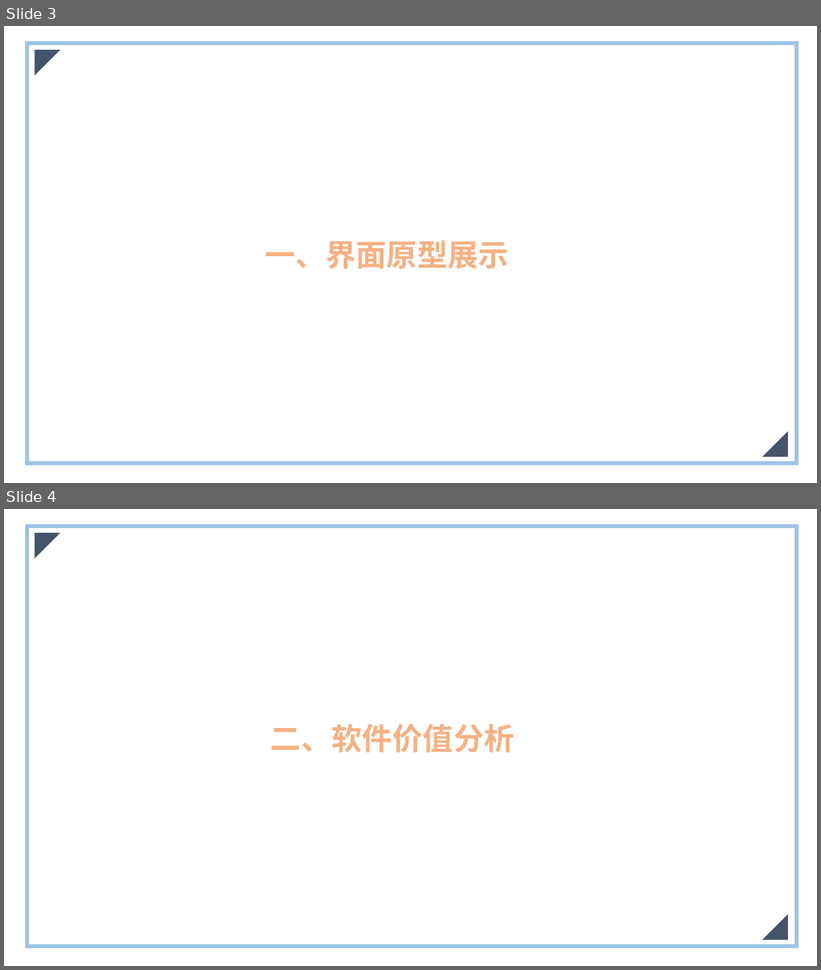
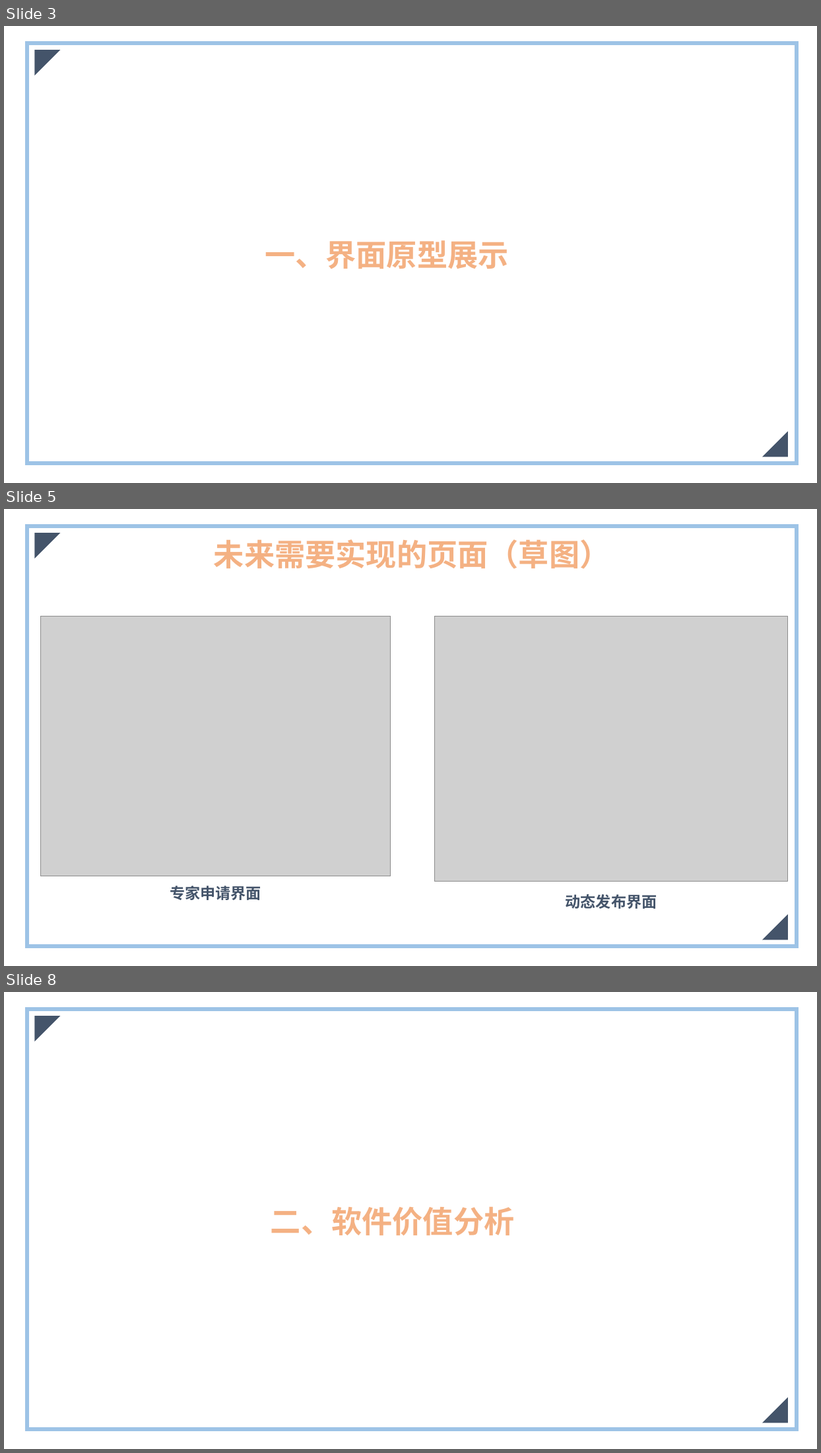
Before and after one commit to Horizon12275/Horizon12275-Online-Consultation-Platform, a slide deck: documents/界面原型迭代/Online-Consultation-Platform.pptx. Shown one above the other, each under a label of ours: slides 3 and 4 before the commit, slides 3, 5 and 8 after it; the slides between them are not shown. The pictures are 821x970 and 821x1453 pixels, drawn with LibreOffice and Linux fonts; fonts in the diff are those of the drawing; grey boxes stand for pictures. Boxes give left, top, right and bottom in pixels: in the first picture for what was removed or moved away, otherwise in the second. Text is boxed around its words. In the diff, an @@ line names an element or a change of style, - is before the commit and + after.

Commit message:
plaza 新技术栈实现

```diff
--- a/documents/界面原型迭代/Online-Consultation-Platform.pptx
+++ b/documents/界面原型迭代/Online-Consultation-Platform.pptx
@@ slide 5 added at bbox=[4, 509, 817, 966], background #FFFFFF @@
@@ rectangle added at bbox=[27, 526, 797, 947], outline #9DC3E6 4.5 pt @@
@@ right triangle added at bbox=[34, 533, 60, 559], fill #44546A @@
@@ text added at bbox=[214, 539, 611, 569], 36 pt, text #F4B183, bold @@
+未来需要实现的页面（草图）
@@ picture added at bbox=[40, 617, 391, 877] @@
@@ picture added at bbox=[435, 617, 789, 882] @@
@@ text added at bbox=[170, 886, 261, 900], 18 pt, text #44546A, bold @@
+专家申请界面
@@ text added at bbox=[566, 894, 657, 909], 18 pt, text #44546A, bold @@
+动态发布界面
@@ right triangle added at bbox=[762, 915, 788, 940], fill #44546A @@
@@ what was slide 4 is now slide 8 @@
```
Also in this commit, not shown: 3 other slides added, 5 other files.
